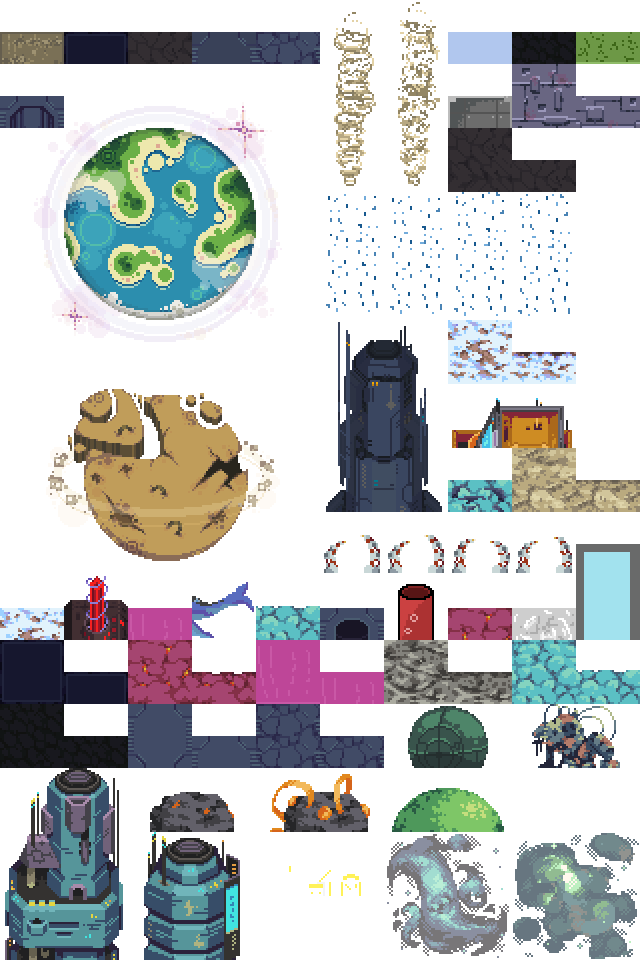
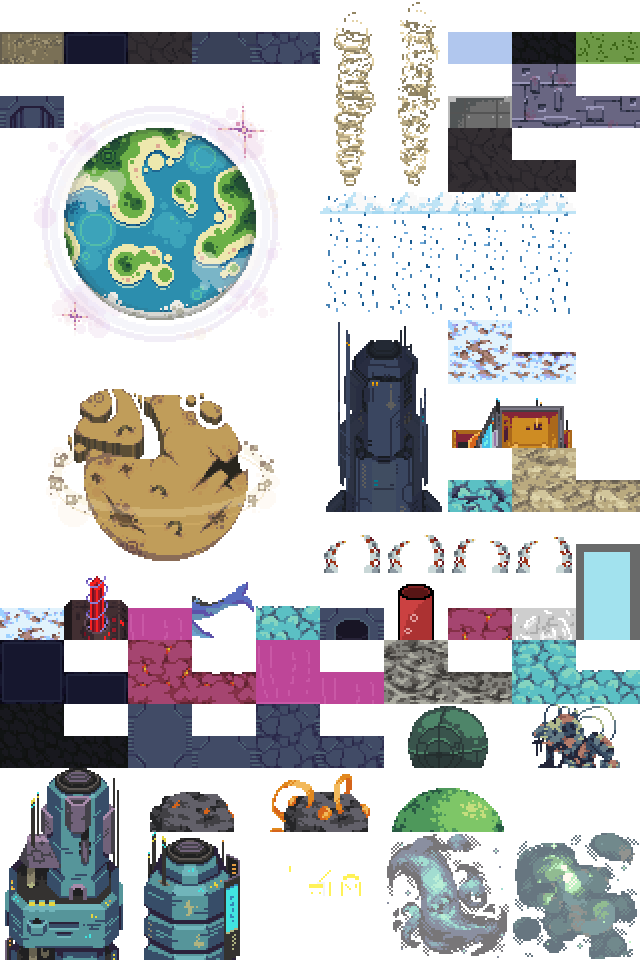
The second w=640, h=960 image is a revision of the first. Changes to its layers:
added layer "rain-cloud-test-1" (60%) above "rain-cloud-test-2" over [512, 192, 576, 214]
added layer "rain-cloud-test-2" (60%) above "rain-cloud-test-3" over [473, 192, 537, 214]
added layer "rain-cloud-test-3" (60%) above "rain-cloud-test-4" over [448, 192, 512, 214]
added layer "rain-cloud-test-4" (60%) above "rain-cloud-test-5" over [407, 192, 471, 214]
added layer "rain-cloud-test-5" (60%) above "rain-cloud-test-6" over [372, 192, 436, 214]
added layer "rain-cloud-test-6" (60%) above "asteroid-city-above" over [320, 192, 384, 214]
